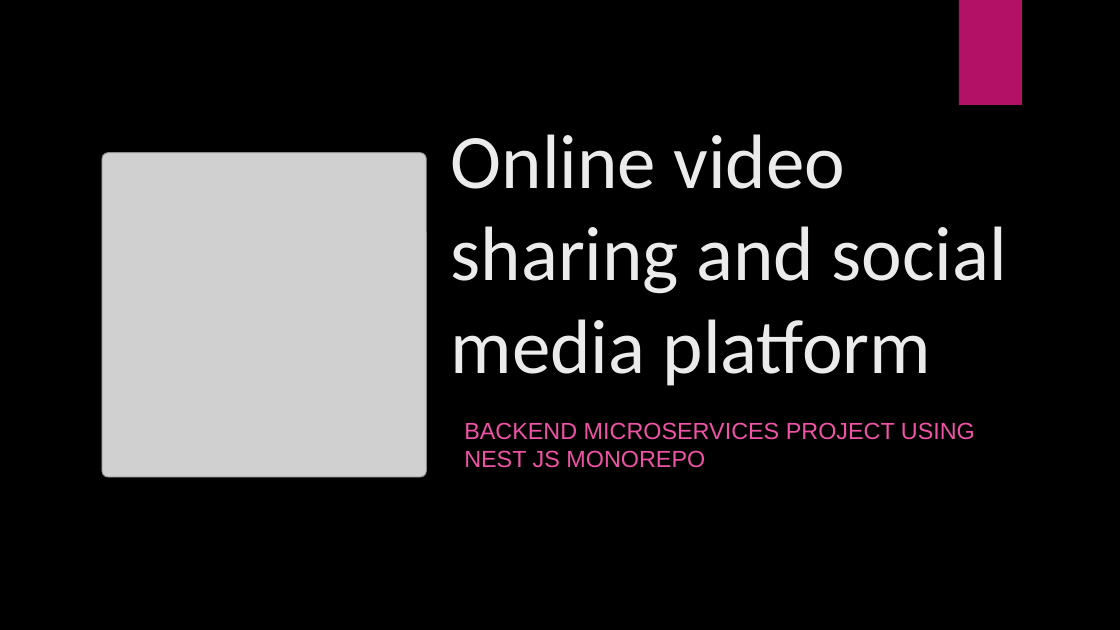
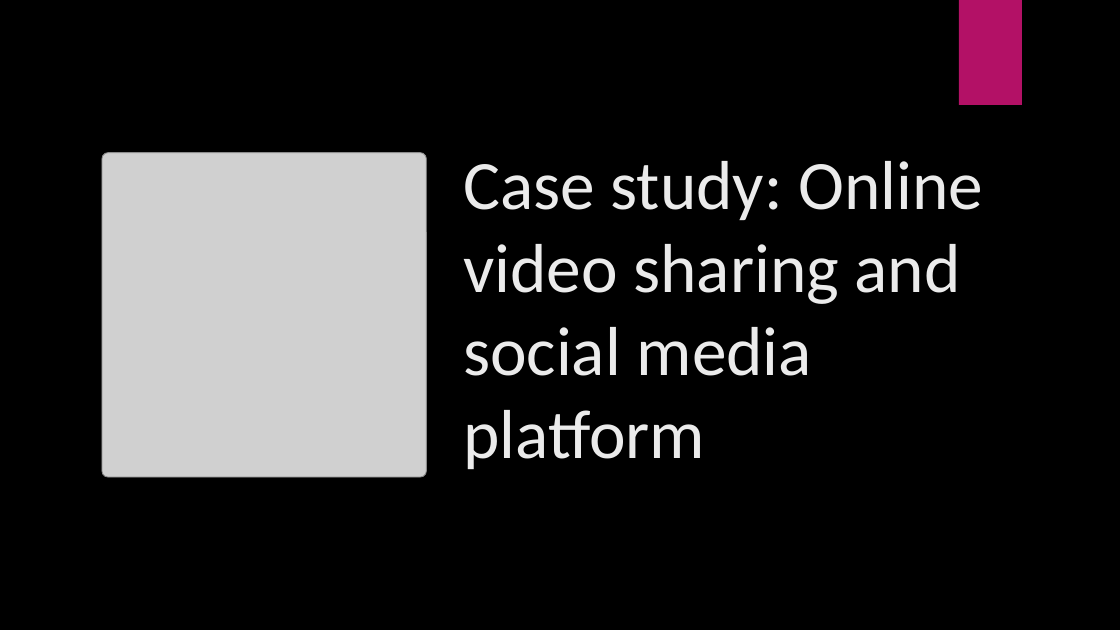
Before and after one commit to iamtarun99/Video-share-platform, a slide deck: slide 1 of Video Share Platform.pptx. Drawn at 1120x630 pixels with LibreOffice and Linux fonts; fonts in the diff are those of the drawing; grey boxes stand for pictures; background and template pictures are left out. Boxes give left, top, right and bottom in pixels: in the first picture for what was removed or moved away, otherwise in the second. Text is boxed around its words. In the diff, an @@ line names an element or a change of style, - is before the commit and + after.

```diff
--- a/Video Share Platform.pptx
+++ b/Video Share Platform.pptx
@@ title at (463, 161, 983, 469): text changed; size 66 to 59.4 pt @@
-Online video sharing and social media platform
+Case study: Online video sharing and social media platform
@@ subtitle removed at (464, 422, 975, 468) @@
-BACKEND MICROSERVICES PROJECT USING NEST JS MONOREPO
```
Also in this commit, not shown: 7 other slides changed, 4 slides added, 1 slide removed.
